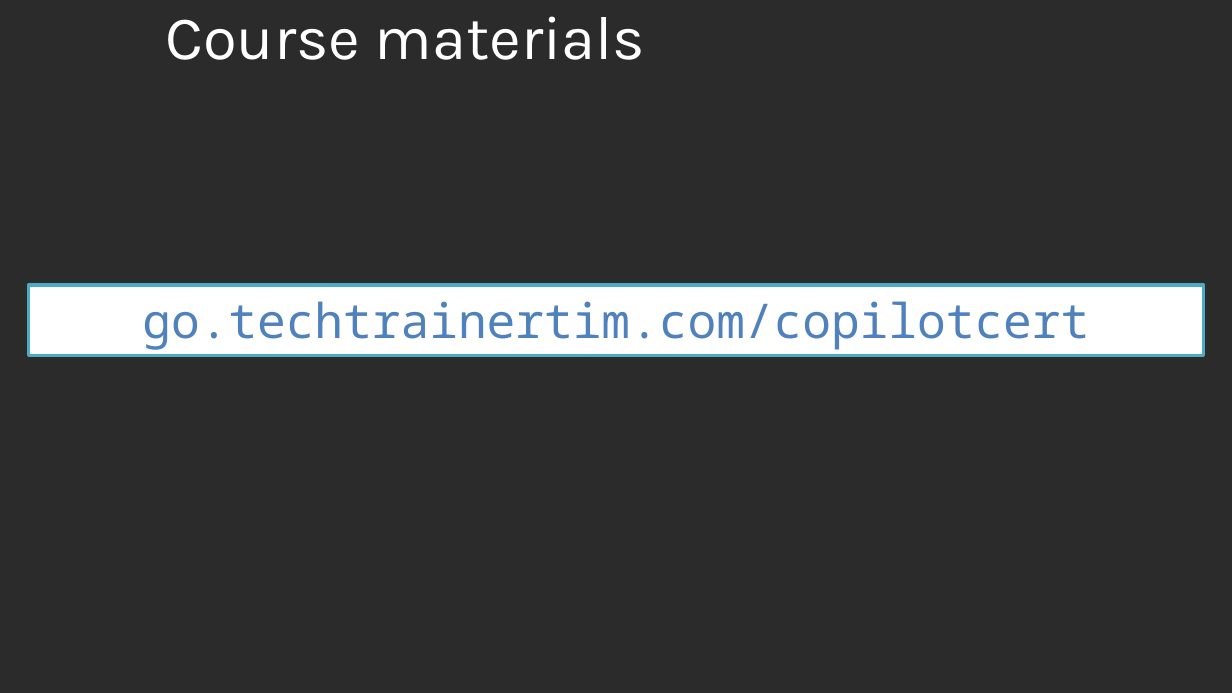
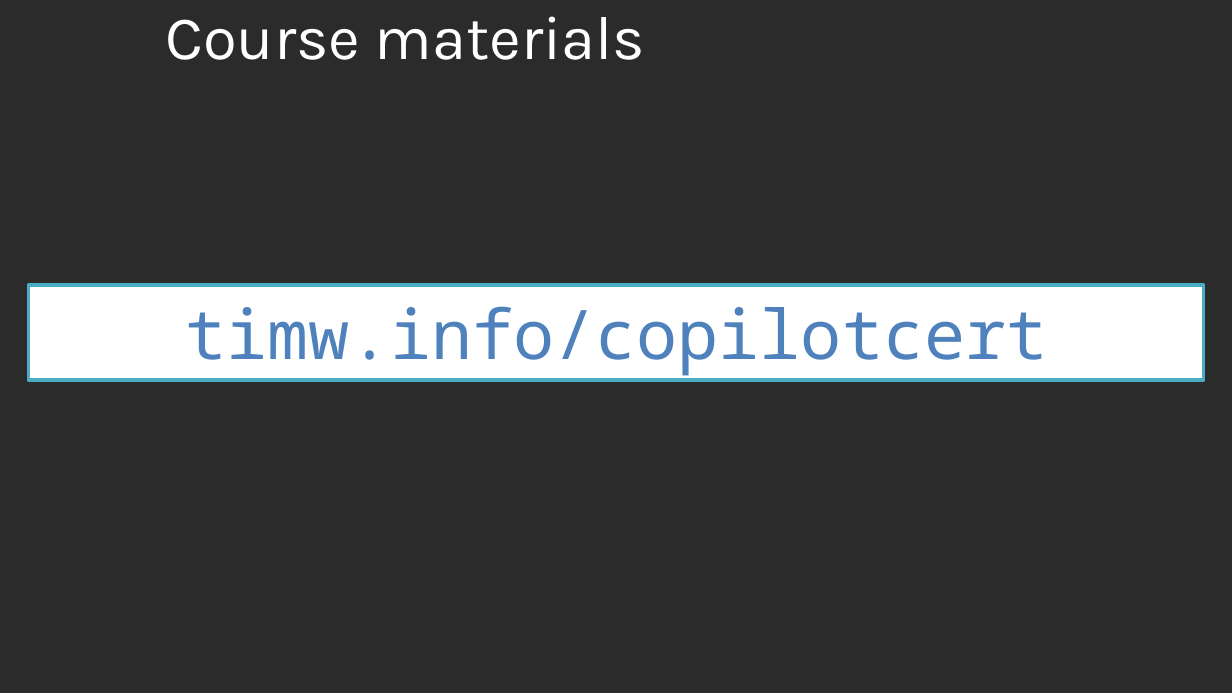
Before and after one commit to timothywarner-org/copilot-cert-prep, a slide deck: slide 5 of course-materials/warner-github-cert-prep.pptx. Drawn at 1232x693 pixels with LibreOffice and Linux fonts; fonts in the diff are those of the drawing; background and template pictures are left out; a plain dark background stands for a picture behind light text. Boxes give left, top, right and bottom in pixels: in the first picture for what was removed or moved away, otherwise in the second. Text is boxed around its words. In the diff, an @@ line names an element or a change of style, - is before the commit and + after.

```diff
--- a/course-materials/warner-github-cert-prep.pptx
+++ b/course-materials/warner-github-cert-prep.pptx
@@ rectangle "timw.info/copilotcert": place and size @@
-rectangle "timw.info/copilotcert" at (28, 285, 1204, 355)
+rectangle "timw.info/copilotcert" at (28, 285, 1204, 379)
@@ text in rectangle at (185, 306, 1047, 376): text changed; size 28 to 40 pt @@
-go.techtrainertim.com/copilotcert
+timw.info/copilotcert
```
Also in this commit, not shown: 1 other slide changed.
